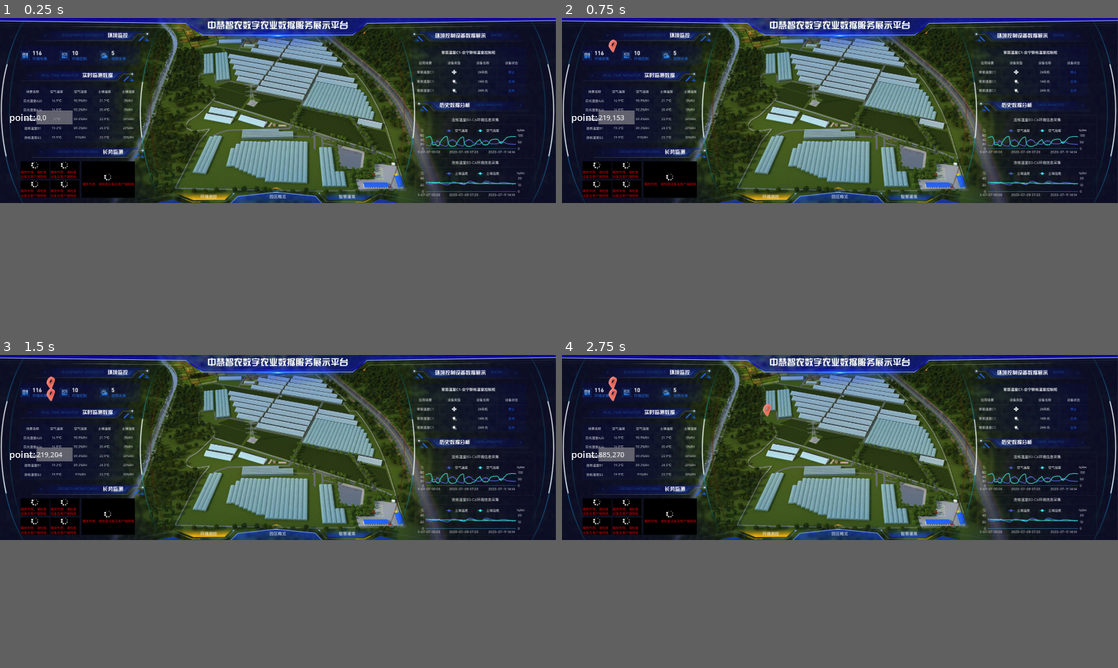
Above: before the commit, frames 1-4 (two rows, left to right).
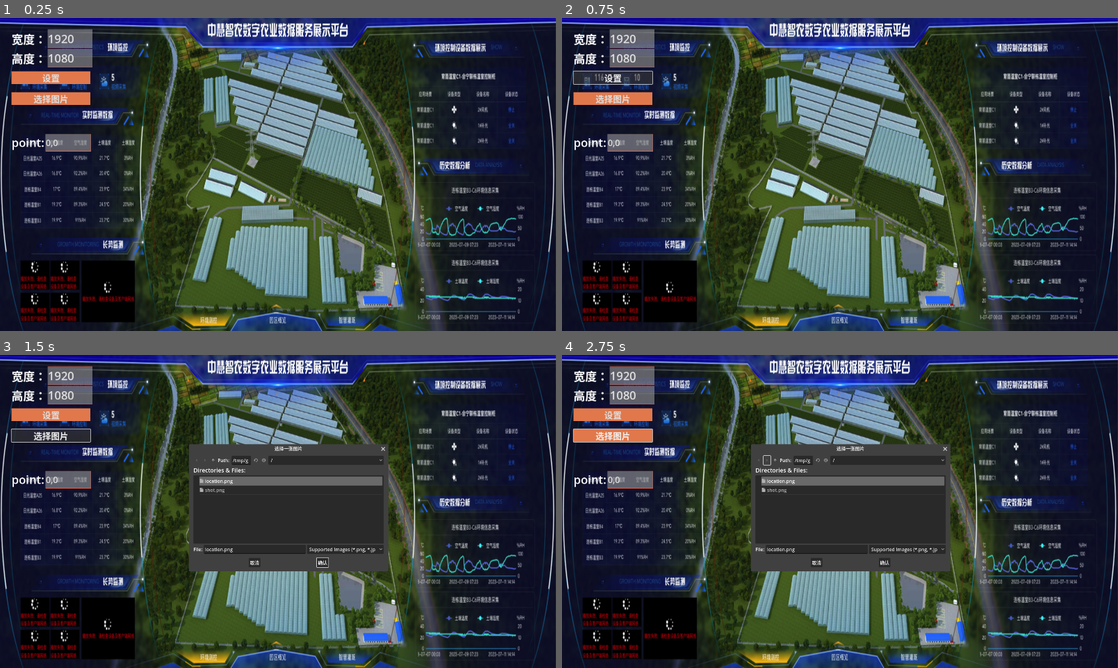
Above: after the commit, the same moments.

Repository: hilanmiao/godot-get-point
Game: Godot game, scene res://node_2d.tscn
Two runs of this game, one before a commit and one after it. Both use one fixed random seed, a clock stepped at 60 frames per second and the inputs below.
Inputs (mouse positions are in pixels of both pictures, inside the frame that each line leads up to):
- Up to frame 1 (0.25 s): no input
- Up to frame 2 (0.75 s): click (612, 52) at 0.5 s, where only the run after the commit has a clickable "设置"
- Up to frame 3 (1.5 s): click (50, 401) at 1.25 s, where only the run after the commit has a clickable "选择图片"
- Up to frame 4 (2.75 s): click (767, 417) at 2.02 s
The window is 800x266 before the commit and 800x450 after it. Grey fills any space a smaller window leaves; there, only what the larger window draws over its background counts as a difference.

The runs differ from the first frame. In frame 1, 72% of the frame differs, in the area x 0-100%, y 0-100%; in frame 2, 72%; in frame 3, 73%; in frame 4, 73%.

Commit message:
feature: 选择图片并显示

Diff:
--- a/node_2d.gd
+++ b/node_2d.gd
@@ -102,7 +102,6 @@
 	sprite.set_texture(icon)
 	sprite.scale = Vector2(0.5, 0.5)
 	sprite.position = event.position
-	print(sprite.get_rect())
 	sprite.offset = Vector2(0, -64)
 	add_child(sprite)
 
@@ -131,6 +130,26 @@
 func onFileSelected(path):
 	print(path)
 
+	# 设置大小
 #	texture_rect.custom_minimum_size =  Vector2(10, 10)
 	texture_rect.size = Vector2(container_width, container_height)
-	texture_rect.texture = load(path)
+
+	# 读取文件
+	var file = FileAccess.open(path, FileAccess.READ)
+	var buffer = file.get_buffer(file.get_length())
+	file.close()
+
+	# 转换为 Image
+	var image = Image.new()
+	var extension = path.get_extension()
+	var error
+	if extension == 'png':
+		error = image.load_png_from_buffer(buffer)
+	else:
+		error = image.load_jpg_from_buffer(buffer)
+	if error != OK:
+		push_error("Couldn't load the image.")
+
+	# 转换为ImageTexture
+	var texture = ImageTexture.create_from_image(image)
+	texture_rect.texture = texture
--- a/node_2d.tscn
+++ b/node_2d.tscn
@@ -12,8 +12,8 @@
 script = ExtResource("1_us28c")
 
 [node name="TextureRect" type="TextureRect" parent="."]
-offset_right = 2400.0
-offset_bottom = 800.0
+offset_right = 1920.0
+offset_bottom = 1080.0
 texture = ExtResource("2_yvxgf")
 expand_mode = 1
 
@@ -21,7 +21,6 @@
 layer = 2
 
 [node name="VBoxContainer" type="VBoxContainer" parent="CanvasLayerHUD"]
-visible = false
 offset_left = 40.0
 offset_top = 40.0
 offset_right = 314.0
@@ -54,7 +53,6 @@
 theme = ExtResource("2_nu067")
 
 [node name="ButtonSetting" type="Button" parent="CanvasLayerHUD"]
-visible = false
 offset_left = 40.0
 offset_top = 184.0
 offset_right = 312.0
@@ -65,7 +63,6 @@
 text = "设置"
 
 [node name="ButtonFile" type="Button" parent="CanvasLayerHUD"]
-visible = false
 offset_left = 40.0
 offset_top = 256.0
 offset_right = 312.0
--- a/project.godot
+++ b/project.godot
@@ -17,8 +17,8 @@
 
 [display]
 
-window/size/viewport_width=2400
-window/size/viewport_height=800
+window/size/viewport_width=1920
+window/size/viewport_height=1080
 window/stretch/mode="viewport"
 
 [rendering]
